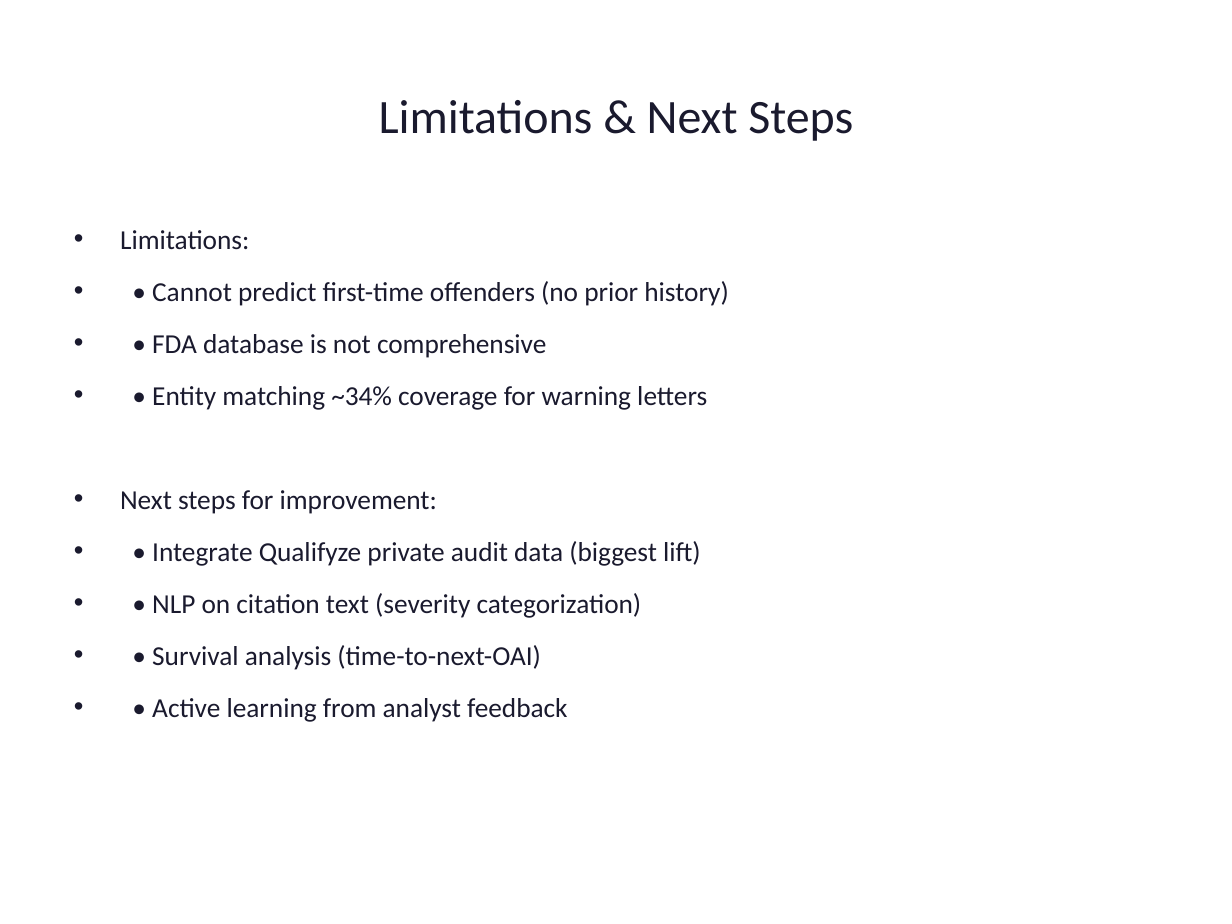
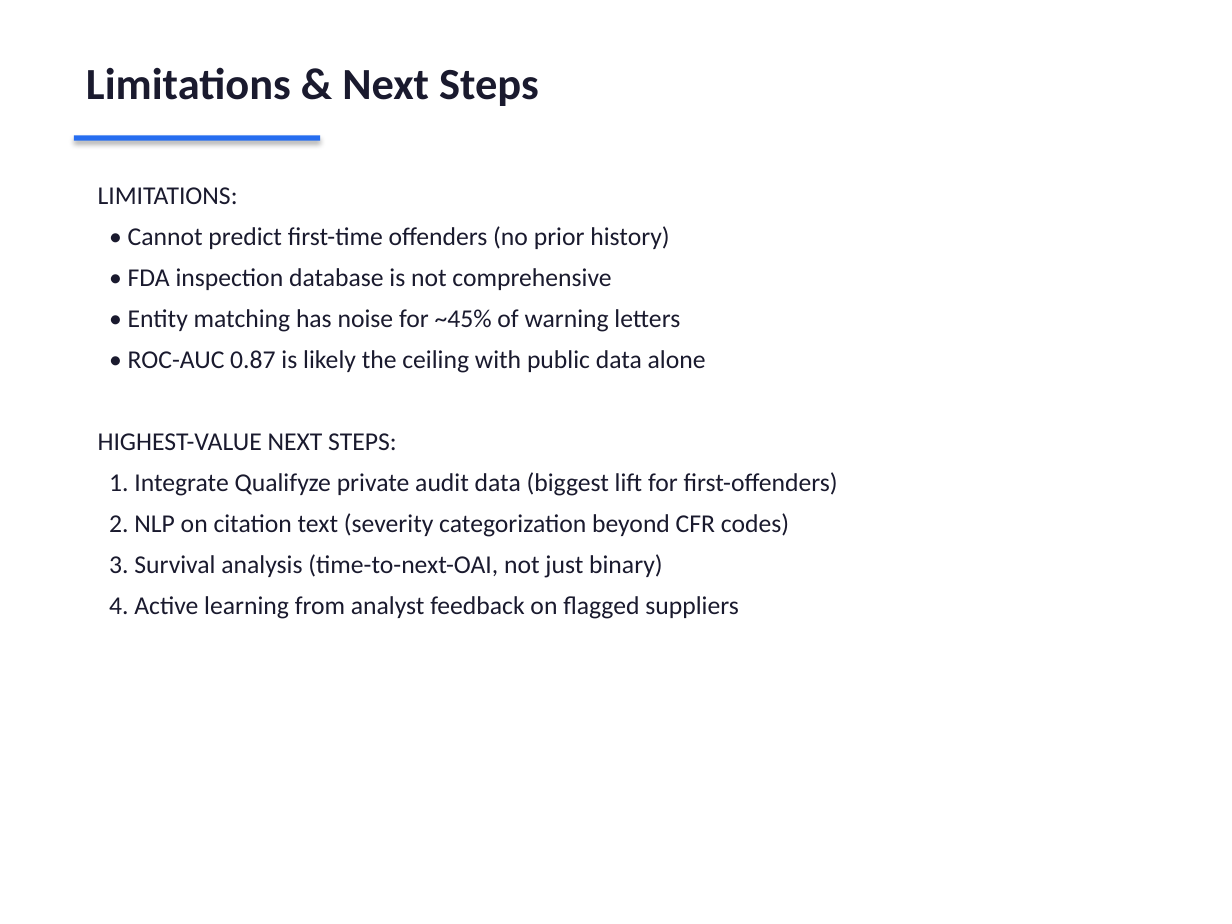
Before and after one commit to santiago-dc/qualifyze-case-study, a slide deck: slide 17 of reports/presentation.pptx (slide 13 before the commit). Drawn at 1232x924 pixels with LibreOffice and Linux fonts; fonts in the diff are those of the drawing. Boxes give left, top, right and bottom in pixels: in the first picture for what was removed or moved away, otherwise in the second. Text is boxed around its words. In the diff, an @@ line names an element or a change of style, - is before the commit and + after.

Commit message:
Update docs and improve presentation design (#3)

```diff
--- a/reports/presentation.pptx
+++ b/reports/presentation.pptx
@@ text "Limitations & Next Steps": place and size @@
-text "Limitations & Next Steps" at [379,100,853,141]
+text "Limitations & Next Steps" at [86,67,539,106]
@@ text "Limitations & Next Steps" at [86,67,539,106]: size 28 to 26 pt, bold on; alignment centre to left; more space between paragraphs; vertical alignment middle to top @@
@@ rectangle added at [74,136,320,140], fill #266DF0 @@
@@ text "LIMITATIONS:": place and size @@
-text "LIMITATIONS:" at [120,230,729,722]
+text "LIMITATIONS:" at [98,187,838,619]
@@ text at [98,187,238,204]: text changed; size 16 to 15 pt @@
-• Limitations:
+LIMITATIONS:
@@ text at [128,226,669,249]: size 16 to 15 pt in "• Cannot predict first-time offenders (no prior ..."; bullet • to none; less space between paragraphs @@
@@ text at [98,268,838,619]: text changed; size 16 to 15 pt @@
-• • FDA database is not comprehensive
-• • Entity matching ~34% coverage for warning letters
-• Next steps for improvement:
-• • Integrate Qualifyze private audit data (biggest lift)
-• • NLP on citation text (severity categorization)
-• • Survival analysis (time-to-next-OAI)
-• • Active learning from analyst feedback
+• FDA inspection database is not comprehensive
+• Entity matching has noise for ~45% of warning letters
+• ROC-AUC 0.87 is likely the ceiling with public data alone
+HIGHEST-VALUE NEXT STEPS:
+1. Integrate Qualifyze private audit data (biggest lift for first-offenders)
+2. NLP on citation text (severity categorization beyond CFR codes)
+3. Survival analysis (time-to-next-OAI, not just binary)
+4. Active learning from analyst feedback on flagged suppliers
```
Also in this commit, not shown: 4 other slides changed, 13 slides added, 10 slides removed, 3 other files.
